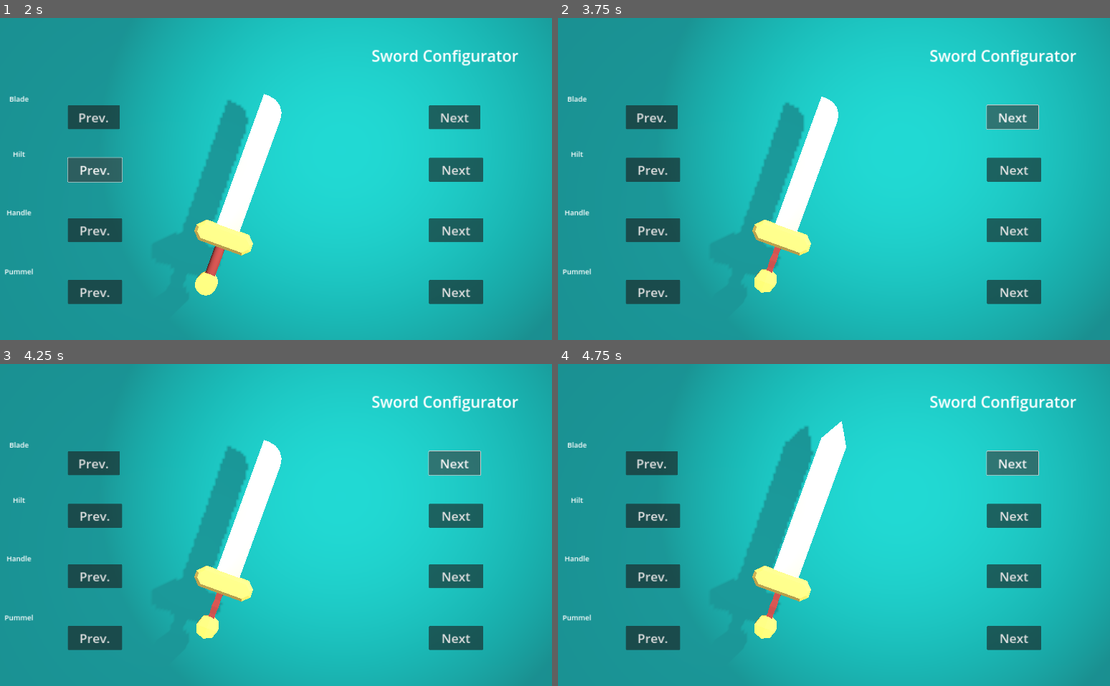
Above: before the commit, frames 1-4 (two rows, left to right).
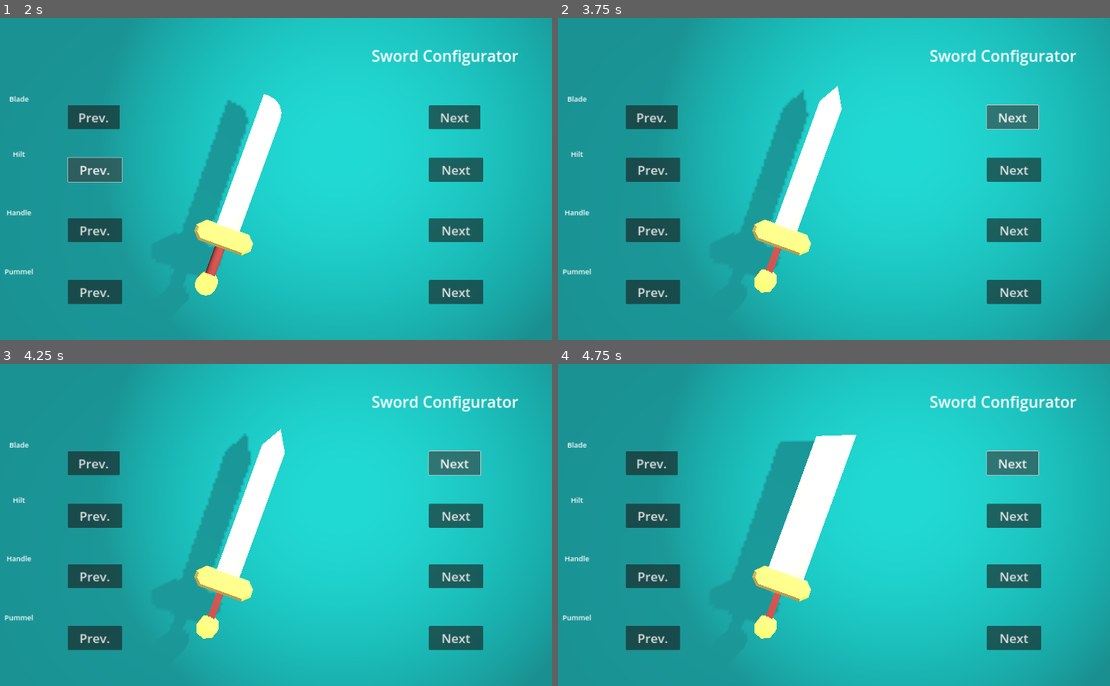
Above: after the commit, the same moments.

Repository: Shuntoon/Sword_Configurator
Game: Godot game, scene res://Scenes/main_scene.tscn
Same seed, same stepped clock (60 frames per second), same inputs: the game is played once before the commit and once after it.
Inputs:
- Up to frame 1 (2 s): click "Prev." at 0.5 s; click "Prev." at 1.25 s
- Up to frame 2 (3.75 s): click "Prev." at 2 s; click "Prev." at 2.75 s; click "Next" at 3.5 s
- Up to frame 3 (4.25 s): no input
- Up to frame 4 (4.75 s): click "Next" at 4.25 s

Frame 1 is identical in both runs. In frame 2, 0.3% of the frame differs, in the area x 35-52%, y 21-80%; in frame 3, 0.3%; in frame 4, 1.5%, in the area x 31-55%, y 17-80%.
Error before the commit: Invalid access of index '3' on a base object of type: 'Array[Mesh]'. (res://Scenes/main_scene.gd:57)

Commit message:
Simplified and extended part selection rollover. Rollover dynamically adjusts to number of meshes in weaponParts

Diff:
--- a/Scenes/main_scene.gd
+++ b/Scenes/main_scene.gd
@@ -33,27 +33,6 @@
 
 # Called every frame. 'delta' is the elapsed time since the previous frame.
 func _process(delta):
-
-	if bladeIndex > 3:
-		bladeIndex = 0
-	elif  bladeIndex < 0:
-		bladeIndex = 2
-
-	if hiltIndex > 2:
-		hiltIndex = 0
-	elif  hiltIndex < 0:
-		hiltIndex = 2
-
-	if handleIndex > 2:
-		handleIndex = 0
-	elif  handleIndex < 0:
-		handleIndex = 2
-
-	if pummelIndex > 2:
-		pummelIndex = 0
-	elif  pummelIndex < 0:
-		pummelIndex = 2
-
 	blade_mesh.mesh = weaponParts.bladeMeshes[bladeIndex]
 	var bladeMeshMat = blade_mesh.get_active_material(0)
 	bladeColor = color_pick_blade.get_node("Panel/ColorPickerButton").color
@@ -79,7 +58,7 @@
 	blade_mesh.scale = Vector3(startSize)
 	var tween = create_tween()
 	tween.tween_property(blade_mesh,"scale",Vector3(.57,.57,.57), transitionSpeed).set_trans(Tween.TRANS_QUART).set_ease(Tween.EASE_IN_OUT)
-	bladeIndex += 1
+	bladeIndex = _rollover(bladeIndex + 1, weaponParts.bladeMeshes.size() - 1)
 	tween.tween_property(blade_mesh,"scale",Vector3(.5,.5,.5), transitionSpeed).set_trans(Tween.TRANS_QUART).set_ease(Tween.EASE_IN_OUT)
 	pass # Replace with function body.
 
@@ -88,7 +67,7 @@
 	blade_mesh.scale = Vector3(startSize)
 	var tween = create_tween()
 	tween.tween_property(blade_mesh,"scale",Vector3(.57,.57,.57), transitionSpeed).set_trans(Tween.TRANS_QUART).set_ease(Tween.EASE_IN_OUT)
-	bladeIndex -= 1
+	bladeIndex = _rollover(bladeIndex - 1, weaponParts.bladeMeshes.size() - 1)
 	tween.tween_property(blade_mesh,"scale",Vector3(.5,.5,.5), transitionSpeed).set_trans(Tween.TRANS_QUART).set_ease(Tween.EASE_IN_OUT)
 	pass # Replace with function body.
 
@@ -97,7 +76,7 @@
 	hilt_mesh.scale = Vector3(startSize)
 	var tween = create_tween()
 	tween.tween_property(hilt_mesh,"scale",Vector3(.67,.67,.67), transitionSpeed).set_trans(Tween.TRANS_QUART).set_ease(Tween.EASE_IN_OUT)
-	hiltIndex += 1
+	hiltIndex = _rollover(hiltIndex + 1, weaponParts.HiltMeshes.size() - 1)
 	tween.tween_property(hilt_mesh,"scale",Vector3(.6,.6,.6), transitionSpeed).set_trans(Tween.TRANS_QUART).set_ease(Tween.EASE_IN_OUT)
 	pass # Replace with function body.
 
@@ -106,7 +85,7 @@
 	hilt_mesh.scale = Vector3(startSize)
 	var tween = create_tween()
 	tween.tween_property(hilt_mesh,"scale",Vector3(.67,.67,.67), transitionSpeed).set_trans(Tween.TRANS_QUART).set_ease(Tween.EASE_IN_OUT)
-	hiltIndex -= 1
+	hiltIndex = _rollover(hiltIndex - 1, weaponParts.HiltMeshes.size() - 1)
 	tween.tween_property(hilt_mesh,"scale",Vector3(.6,.6,.6), transitionSpeed).set_trans(Tween.TRANS_QUART).set_ease(Tween.EASE_IN_OUT)
 	pass # Replace with function body.
 
@@ -115,7 +94,7 @@
 	handle_mesh.scale = Vector3(startSize)
 	var tween = create_tween()
 	tween.tween_property(handle_mesh,"scale",Vector3(.57,.57,.57), transitionSpeed).set_trans(Tween.TRANS_QUART).set_ease(Tween.EASE_IN_OUT)
-	handleIndex -= 1
+	handleIndex = _rollover(handleIndex + 1, weaponParts.HandleMeshes.size() - 1)
 	tween.tween_property(handle_mesh,"scale",Vector3(.5,.5,.5), transitionSpeed).set_trans(Tween.TRANS_QUART).set_ease(Tween.EASE_IN_OUT)
 	pass # Replace with function body.
 
@@ -124,7 +103,7 @@
 	handle_mesh.scale = Vector3(startSize)
 	var tween = create_tween()
 	tween.tween_property(handle_mesh,"scale",Vector3(.57,.57,.57), transitionSpeed).set_trans(Tween.TRANS_QUART).set_ease(Tween.EASE_IN_OUT)
-	handleIndex -= 1
+	handleIndex = _rollover(handleIndex + 1, weaponParts.HandleMeshes.size() - 1)
 	tween.tween_property(handle_mesh,"scale",Vector3(.5,.5,.5), transitionSpeed).set_trans(Tween.TRANS_QUART).set_ease(Tween.EASE_IN_OUT)
 	pass # Replace with function body.
 
@@ -133,7 +112,7 @@
 	pummel_mesh.scale = Vector3(startSize)
 	var tween = create_tween()
 	tween.tween_property(pummel_mesh,"scale",Vector3(.57,.57,.57), transitionSpeed).set_trans(Tween.TRANS_QUART).set_ease(Tween.EASE_IN_OUT)
-	pummelIndex += 1
+	pummelIndex = _rollover(pummelIndex + 1, weaponParts.PummelMeshes.size() - 1)
 	tween.tween_property(pummel_mesh,"scale",Vector3(.5,.5,.5), transitionSpeed).set_trans(Tween.TRANS_QUART).set_ease(Tween.EASE_IN_OUT)
 	pass # Replace with function body.
 
@@ -142,10 +121,16 @@
 	pummel_mesh.scale = Vector3(startSize)
 	var tween = create_tween()
 	tween.tween_property(pummel_mesh,"scale",Vector3(.57,.57,.57), transitionSpeed).set_trans(Tween.TRANS_QUART).set_ease(Tween.EASE_IN_OUT)
-	pummelIndex -= 1
+	pummelIndex = _rollover(pummelIndex - 1, weaponParts.PummelMeshes.size() - 1)
 	tween.tween_property(pummel_mesh,"scale",Vector3(.5,.5,.5), transitionSpeed).set_trans(Tween.TRANS_QUART).set_ease(Tween.EASE_IN_OUT)
 
-
+func _rollover(value: int, max: int) -> int:
+	if value > max:
+		return 0
+	elif value < 0:
+		return max
+	else:
+		return value
 
 func _on_panel_gui_input(event):
 	if event is InputEvent:
Not shown: 1 places in Utility/WeaponParts.tres that only renumber resources
